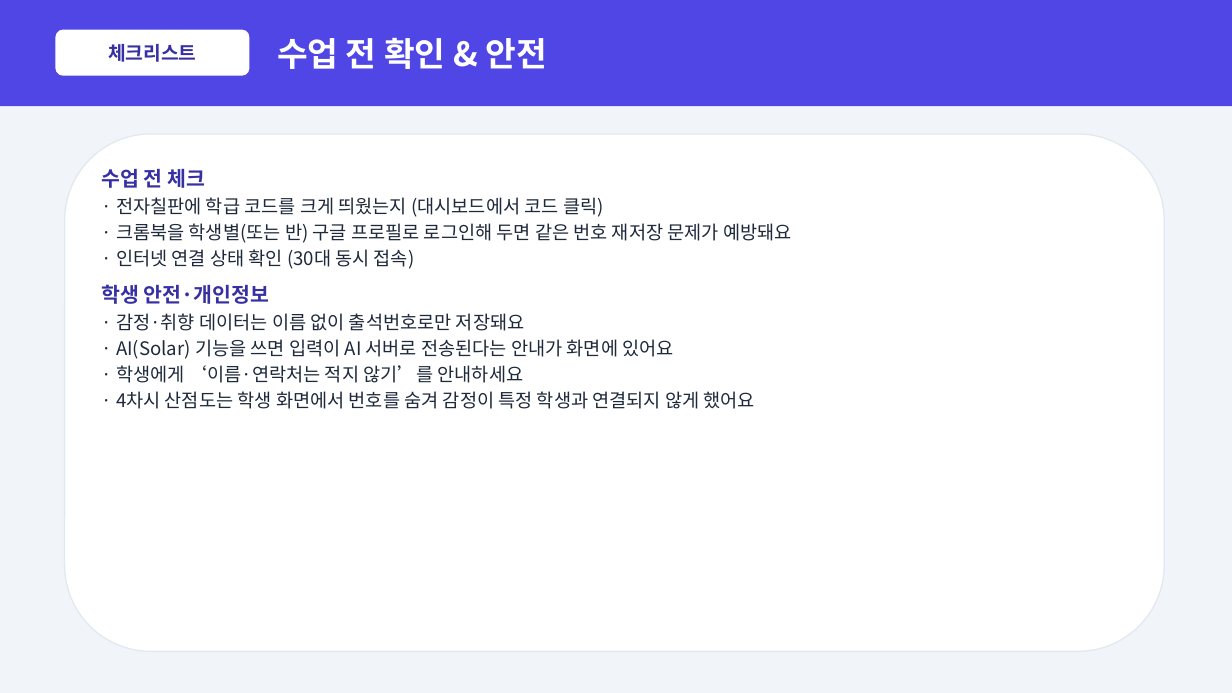
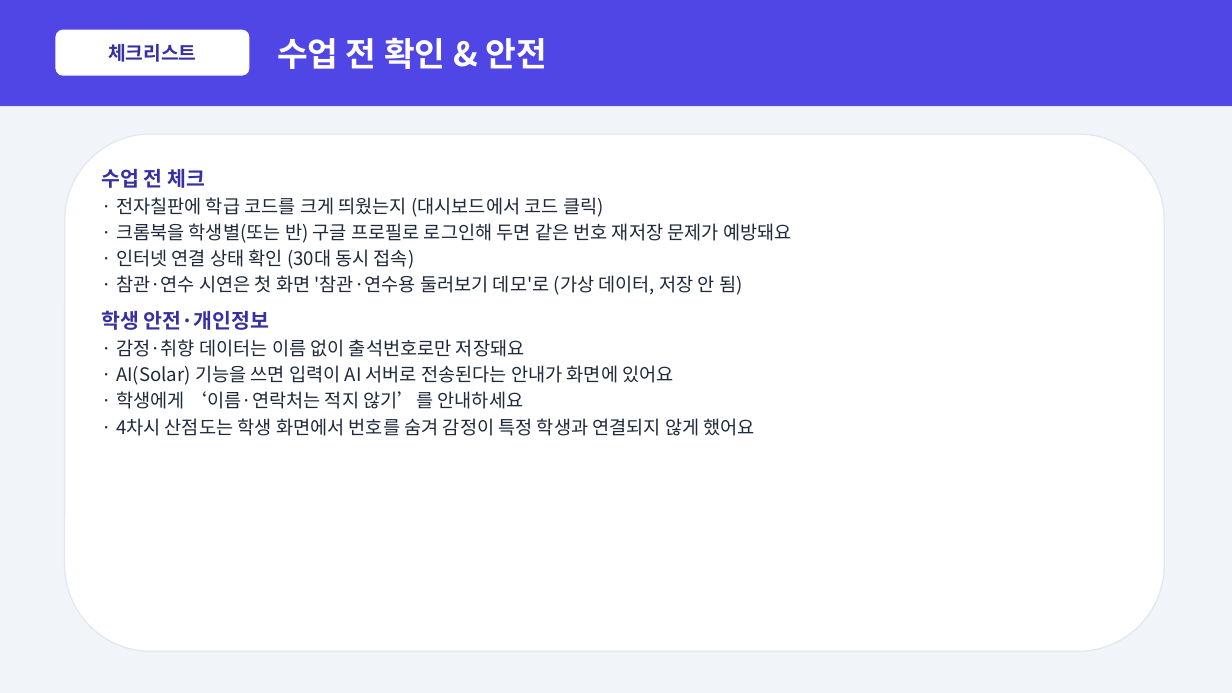
Before and after one commit to starrylifee/knn-lab, a slide deck: slide 10 of 설명서/KNN교실_4학년_사용설명서.pptx. Drawn at 1232x693 pixels with LibreOffice and Linux fonts; fonts in the diff are those of the drawing. Boxes give left, top, right and bottom in pixels: in the first picture for what was removed or moved away, otherwise in the second. Text is boxed around its words. In the diff, an @@ line names an element or a change of style, - is before the commit and + after.

```diff
--- a/설명서/KNN교실_4학년_사용설명서.pptx
+++ b/설명서/KNN교실_4학년_사용설명서.pptx
@@ text at (x1=116, y1=275, x2=742, y2=295): paragraph added @@
+· 참관·연수 시연은 첫 화면 '참관·연수용 둘러보기 데모'로 (가상 데이터, 저장 안 됨)
```
Also in this commit, not shown: 1 other slide changed, 1 other file.
